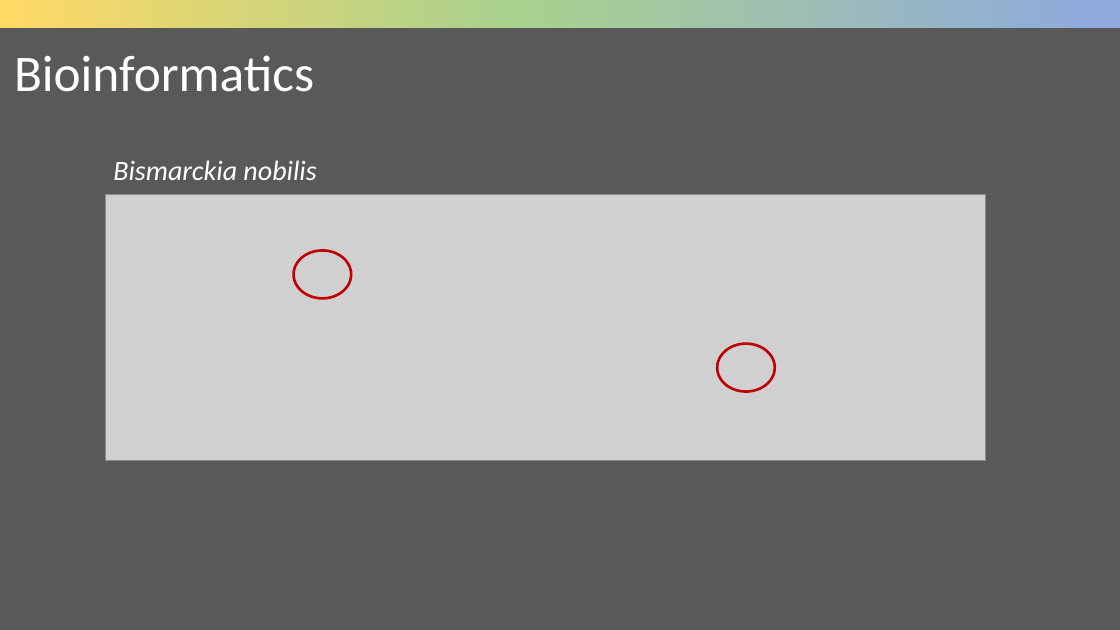
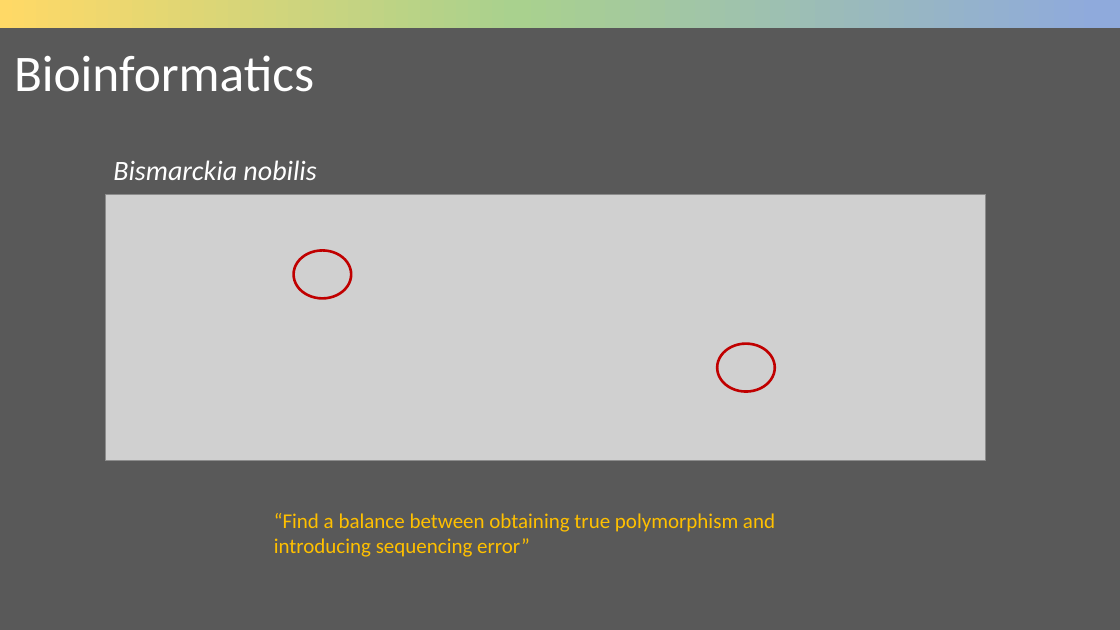
Before and after one commit to cd-barratt/ddRAD-seq_workshop, a slide deck: slide 20 of talks/2_Stacks2_lecture.pptx. Drawn at 1120x630 pixels with LibreOffice and Linux fonts; fonts in the diff are those of the drawing; grey boxes stand for pictures. Boxes give left, top, right and bottom in pixels: in the first picture for what was removed or moved away, otherwise in the second. Text is boxed around its words. In the diff, an @@ line names an element or a change of style, - is before the commit and + after.

```diff
--- a/talks/2_Stacks2_lecture.pptx
+++ b/talks/2_Stacks2_lecture.pptx
@@ text added at (x1=274, y1=513, x2=775, y2=557), 18 pt, text #FFC000 @@
+“Find a balance between obtaining true polymorphism and introducing sequencing error”
```
Also in this commit, not shown: 18 other slides changed, 8 slides added, 1 slide removed, 1 other file.
